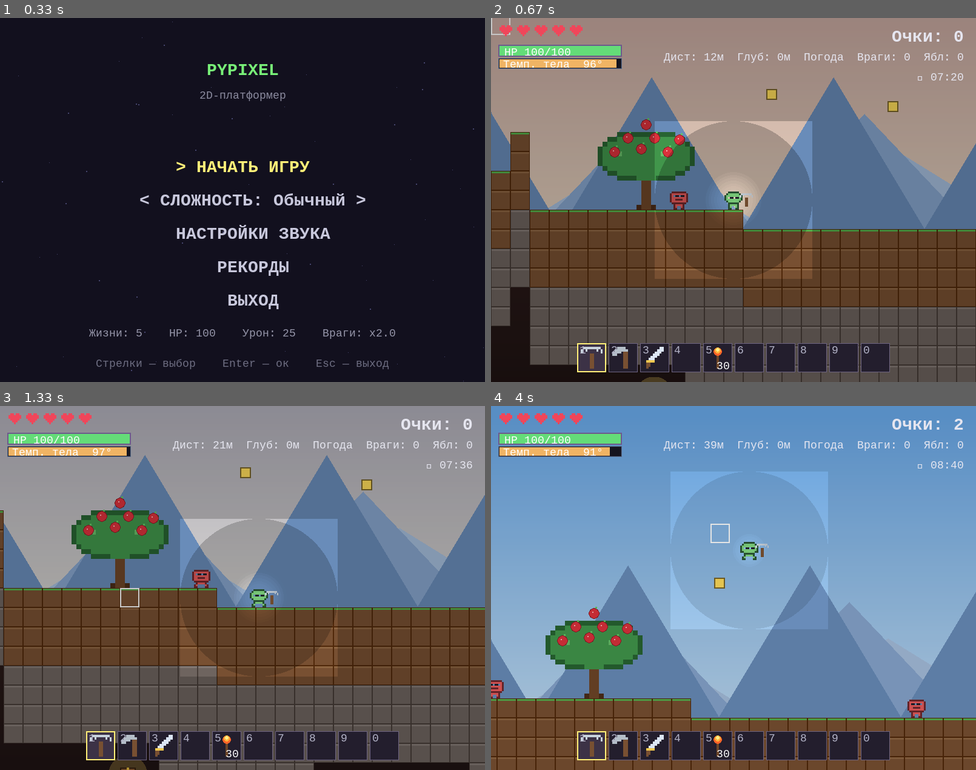
Above: before the commit, frames 1-4 (two rows, left to right).
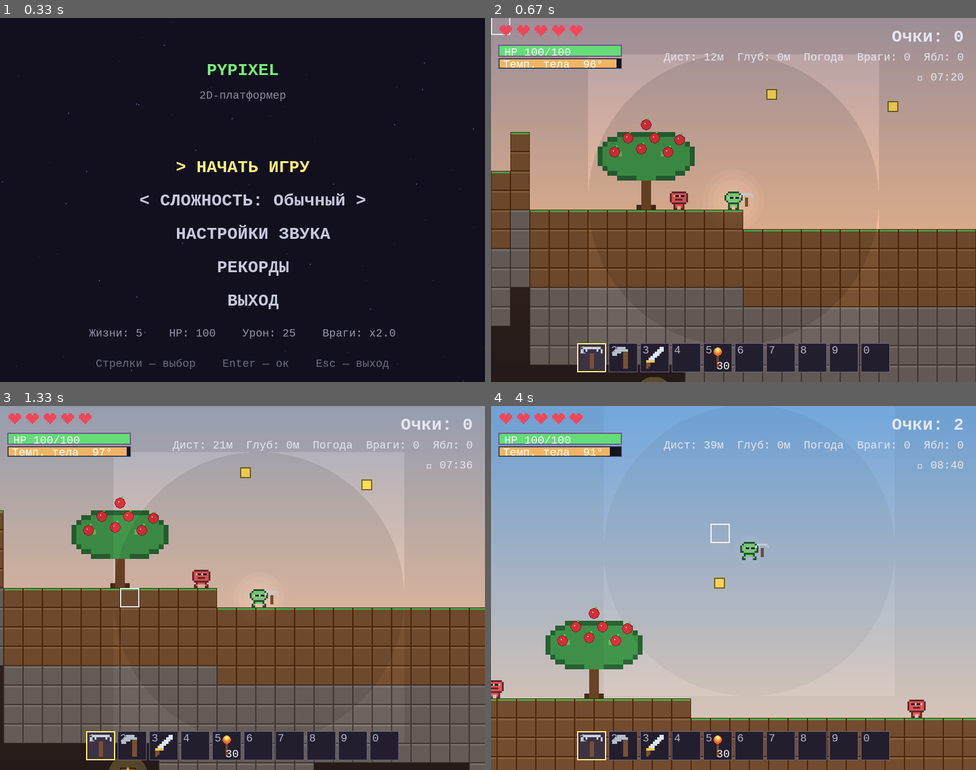
Above: after the commit, the same moments.

Repository: Folombas/PyGame2026
Game: pygame game, started from PyPixel/main.py
The game is run twice, just before and just after one commit, with the same random seed, the same clock (stepped at 60 frames per second) and the same inputs.
Inputs (mouse positions are in pixels of both pictures, inside the frame that each line leads up to):
- Up to frame 1 (0.33 s): no input
- Up to frame 2 (0.67 s): tap Enter at 0.33 s
- Up to frame 3 (1.33 s): tap A at 0.67 s; hold Right from 1 s (still down); move the mouse to (126, 591) at 1.03 s
- Up to frame 4 (4 s): release Right at 1.47 s; hold Up 1.5-1.8 s; move the mouse to (583, 533) at 1.53 s; hold Right 1.83-2.3 s; move the mouse to (912, 715) at 1.87 s; hold Left 2.33-2.87 s; move the mouse to (607, 453) at 2.37 s; hold Left 2.9-3.3 s; move the mouse to (617, 515) at 2.93 s; hold Up 3.33-3.7 s; move the mouse to (738, 624) at 3.37 s; hold Right from 3.73 s (still down); move the mouse to (718, 526) at 3.77 s

Frame 1 is identical in both runs. In frame 2, 33% of the frame differs, in the area x 0-100%, y 0-90%; in frame 3, 37%; in frame 4, 72%, in the area x 0-100%, y 0-86%.

Commit message:
Fix sky: remove pyramids, natural palette, better lighting balance

Diff:
--- a/PyPixel/lighting.py
+++ b/PyPixel/lighting.py
@@ -60,31 +60,29 @@
 
 # --- утилита: уровень тьмы по времени суток ---
 def ambient_from_time(time_of_day):
-    """time_of_day = 0..1. 0=полночь, 0.25=рассвет, 0.5=полдень, 0.75=закат."""
-    # 0..1 → кривая: 220 ночью, 0 днём
+    """time_of_day = 0..1. 0=полночь, 0.5=полдень."""
     import math
-    # используем sin: в полдень (0.5) → sin(π * 0.5) = 1 → 0 темноты
-    # в полночь (0.0) → sin(0) = 0 → 220 темноты
     s = math.sin(time_of_day * math.tau - math.pi / 2) * 0.5 + 0.5
-    return int(220 * (1 - s) ** 1.2)
+    # макс тёмность 140 (было 220) — ночью всё ещё видно силуэты
+    return int(140 * (1 - s) ** 1.5)
 
 
 def sky_colors_from_time(time_of_day):
-    """Возвращает (top_color, bot_color) для неба."""
-    import math
-    # базовая палитра
-    # 0.0 = ночь, 0.25 = рассвет, 0.5 = день, 0.75 = закат
-    # ключевые точки
+    """Возвращает (top_color, bot_color) для неба. Натуральные переходы."""
     stops = [
-        (0.00, (12, 14, 35),   (25, 20, 55)),      # ночь
-        (0.20, (60, 40, 90),   (200, 100, 80)),    # предрассвет
-        (0.27, (255, 150, 100),(255, 200, 150)),   # рассвет
-        (0.35, (100, 160, 220),(185, 215, 240)),   # утро
-        (0.50, (90, 155, 220), (185, 220, 245)),   # полдень
-        (0.65, (100, 160, 220),(220, 200, 180)),   # после полудня
-        (0.75, (255, 130, 90), (255, 180, 130)),   # закат
-        (0.82, (60, 40, 80),   (150, 70, 80)),     # сумерки
-        (1.00, (12, 14, 35),   (25, 20, 55)),      # ночь
+        (0.00, (15, 18, 45),   (35, 40, 70)),      # глубокая ночь
+        (0.18, (30, 35, 65),   (90, 70, 110)),     # поздняя ночь
+        (0.24, (90, 60, 100),  (240, 130, 90)),    # предрассвет
+        (0.28, (170, 120, 130),(255, 180, 130)),   # рассвет
+        (0.33, (120, 170, 220),(230, 200, 180)),   # раннее утро
+        (0.45, (100, 160, 220),(200, 225, 245)),   # утро
+        (0.50, (95, 155, 225), (195, 225, 250)),   # полдень
+        (0.60, (110, 165, 220),(220, 220, 210)),   # после полудня
+        (0.72, (200, 140, 130),(255, 190, 140)),   # закат
+        (0.78, (150, 90, 120), (240, 130, 110)),   # поздний закат
+        (0.85, (50, 40, 85),   (110, 70, 100)),    # сумерки
+        (0.92, (25, 25, 55),   (55, 50, 80)),      # ранняя ночь
+        (1.00, (15, 18, 45),   (35, 40, 70)),      # глубокая ночь (как 0)
     ]
     t = time_of_day % 1.0
     for i in range(len(stops) - 1):
--- a/PyPixel/main.py
+++ b/PyPixel/main.py
@@ -47,10 +47,10 @@
     ox = camera.offset_x
     ground_y = SURFACE_TY * TILE - oy
 
-    # Динамическое небо по времени суток
+    # Динамическое небо
     sky_top, sky_bot = sky_colors_from_time(time_of_day)
-    cave_top = (45, 28, 25)
-    cave_bot = (8, 5, 10)
+    cave_top = (55, 40, 35)
+    cave_bot = (18, 12, 15)
 
     for y_screen in range(HEIGHT):
         if y_screen < ground_y:
@@ -64,23 +64,6 @@
                    int(cave_top[1] * (1 - t) + cave_bot[1] * t),
                    int(cave_top[2] * (1 - t) + cave_bot[2] * t))
         pygame.draw.line(screen, col, (0, y_screen), (WIDTH, y_screen))
-
-    # силуэты гор (только над землёй)
-    if -100 < ground_y < HEIGHT + 100:
-        for parallax, color, h, spacing in [
-            (0.15, (165, 190, 220), 130, 420),
-            (0.30, (135, 165, 205), 190, 360),
-            (0.45, (105, 140, 185), 250, 300),
-        ]:
-            shift = int(ox * parallax) % spacing
-            cx = -shift - spacing
-            while cx <= WIDTH + spacing:
-                pygame.draw.polygon(screen, color, [
-                    (cx, ground_y),
-                    (cx + spacing // 2, ground_y - h),
-                    (cx + spacing, ground_y),
-                ])
-                cx += spacing
 
     # облака (только над землёй)
     for i in range(40):
@@ -867,13 +850,13 @@
 
         # --- ОСВЕЩЕНИЕ ---
         ambient = ambient_from_time(L["world"].time_of_day)
-        # в пещерах темнее всегда
+        # в пещерах темнее, но не критично
         depth = L["player"].rect.centery - SURFACE_TY * TILE
-        if depth > 100:
-            ambient = min(240, ambient + int(min(150, depth / 20)))
+        if depth > 200:
+            ambient = min(170, ambient + int(min(80, depth / 40)))
         light_sources = L["world"].get_light_sources(L["camera"])
         # сам игрок немного светится
-        light_sources.append((L["player"].rect.centerx, L["player"].rect.centery, 130))
+        light_sources.append((L["player"].rect.centerx, L["player"].rect.centery, 240))
         # светлячки — маленькие источники света
         for ff in L["fireflies"]:
             light_sources.append((ff["x"], ff["y"], 90))
--- a/PyPixel/world.py
+++ b/PyPixel/world.py
@@ -216,7 +216,7 @@
                 wx = tx * TILE + TILE // 2
                 wy = ty * TILE + TILE // 2
                 if abs(wx - cx) < 900 and abs(wy - cy) < 700:
-                    sources.append((wx, wy, 180))
+                    sources.append((wx, wy, 260))
         return sources
 
     # ============ update ============
